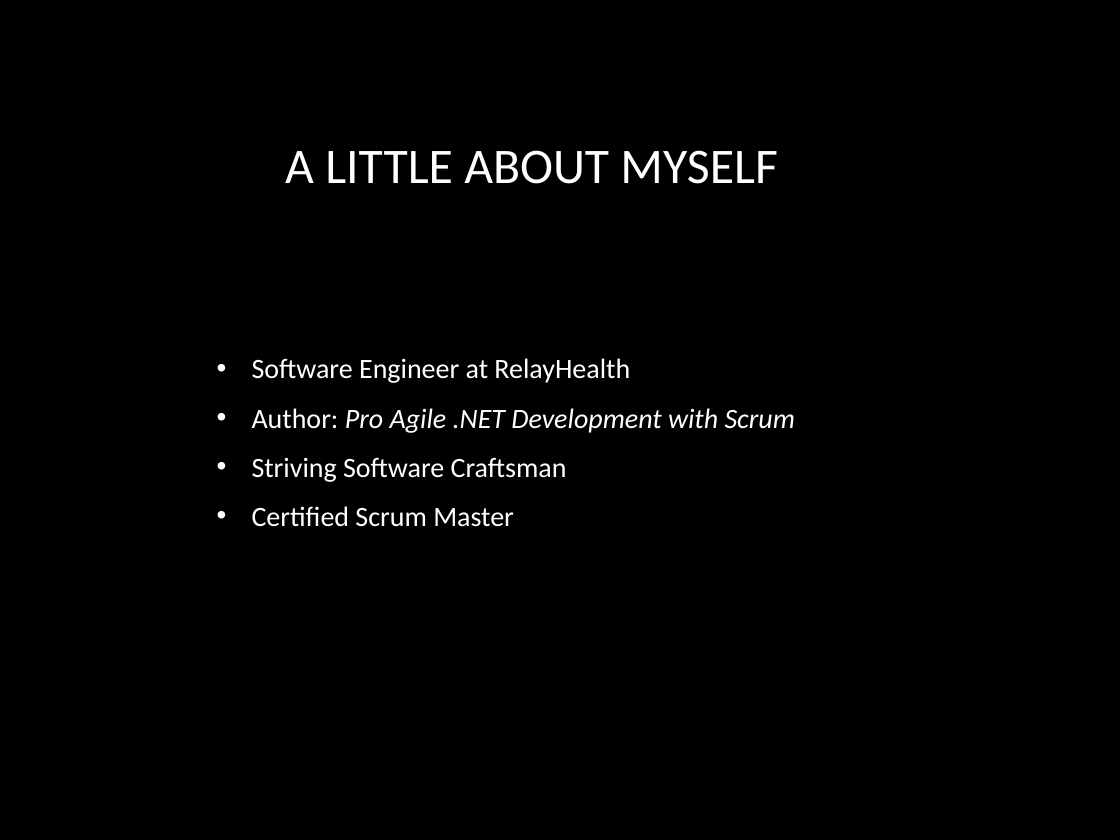
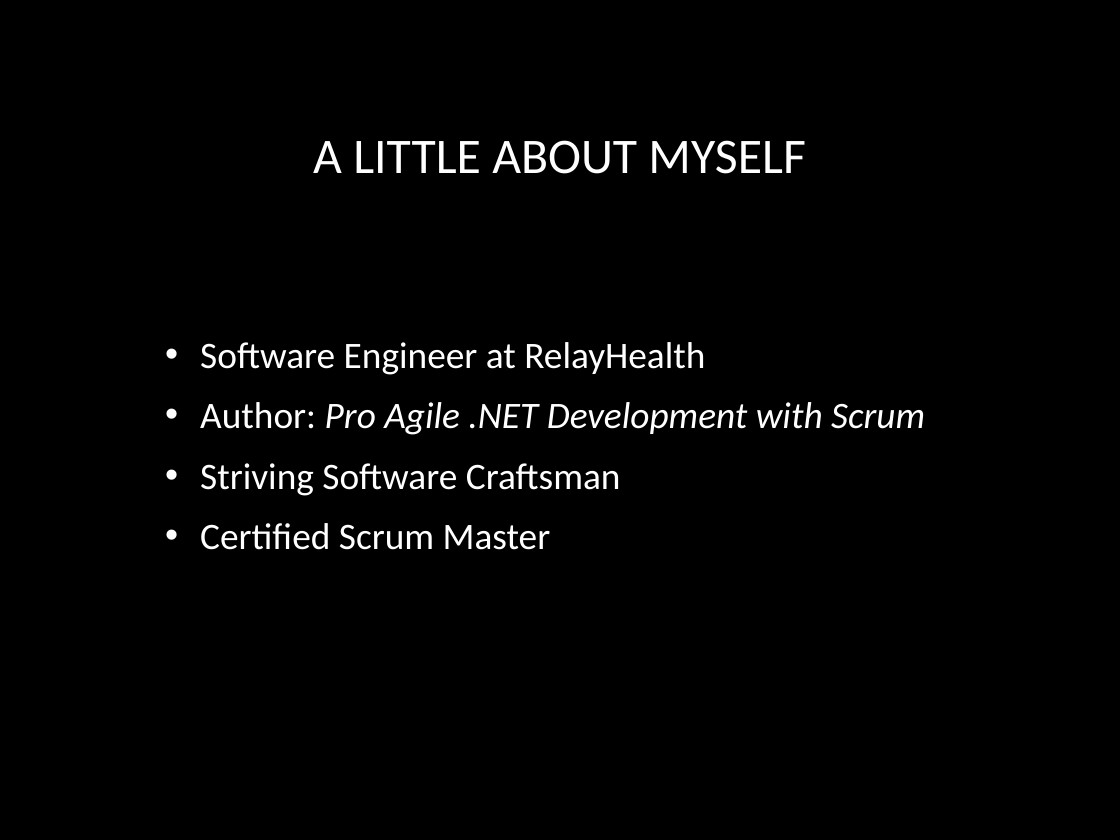
Before and after one commit to jerrelblankenship/Presentations, a slide deck: slide 2 of Xamarin/DaytonDevelopersGroup2013/Xamarin.pptx. Drawn at 1120x840 pixels with LibreOffice and Linux fonts; fonts in the diff are those of the drawing; background and template pictures are left out. Boxes give left, top, right and bottom in pixels: in the first picture for what was removed or moved away, otherwise in the second. Text is boxed around its words. In the diff, an @@ line names an element or a change of style, - is before the commit and + after.

```diff
--- a/Xamarin/DaytonDevelopersGroup2013/Xamarin.pptx
+++ b/Xamarin/DaytonDevelopersGroup2013/Xamarin.pptx
@@ title "A LITTLE ABOUT MYSELF": place and size @@
-title "A LITTLE ABOUT MYSELF" at (285,150,777,184)
+title "A LITTLE ABOUT MYSELF" at (313,140,805,174)
@@ text "Software Engineer at RelayHealth": place and size @@
-text "Software Engineer at RelayHealth" at (252,358,795,527)
+text "Software Engineer at RelayHealth" at (200,342,925,550)
@@ text "Software Engineer at RelayHealth" at (200,342,925,550): size 18 to 24 pt @@
```
Also in this commit, not shown: 6 other slides changed, 1 slide added, 6 slides removed.
